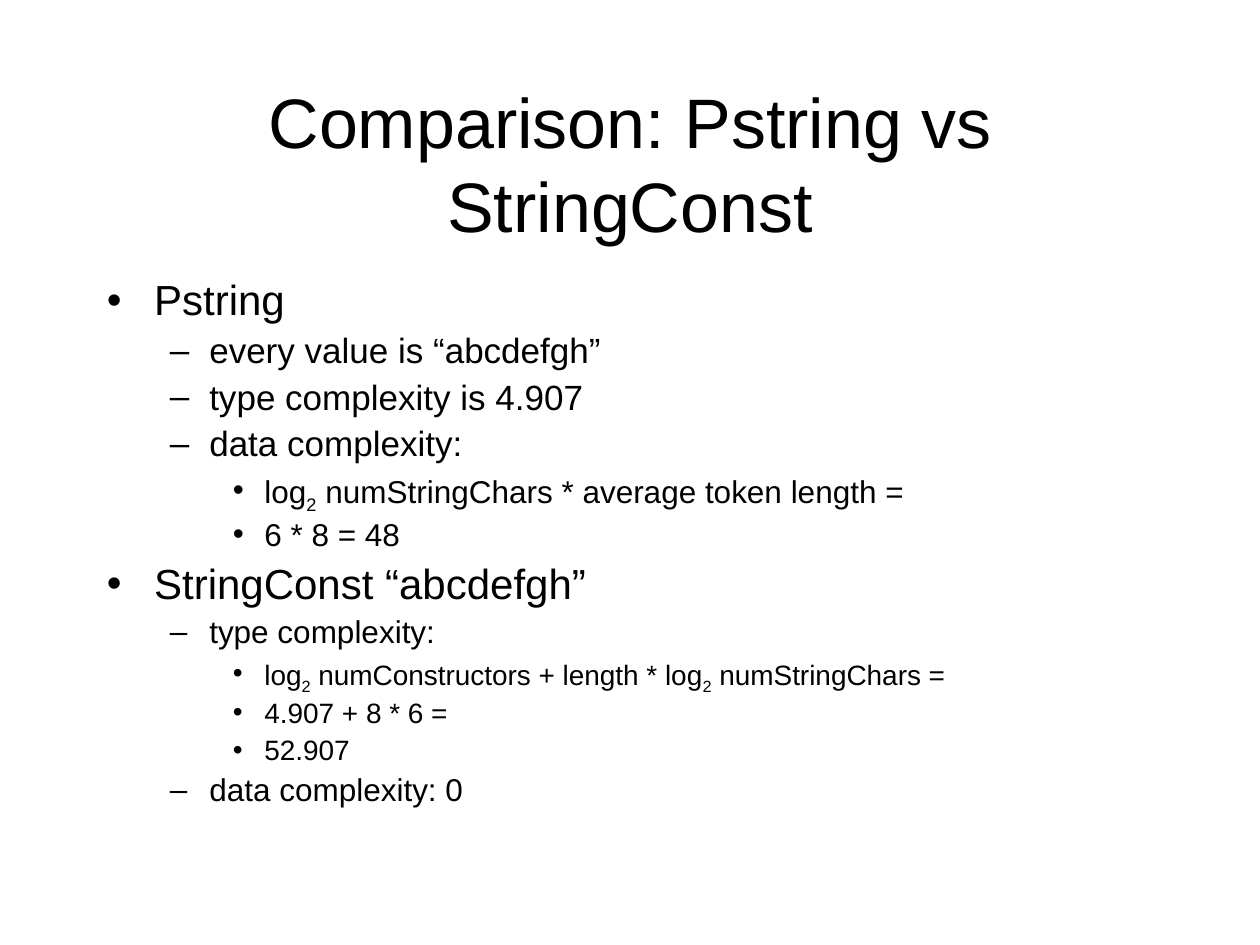
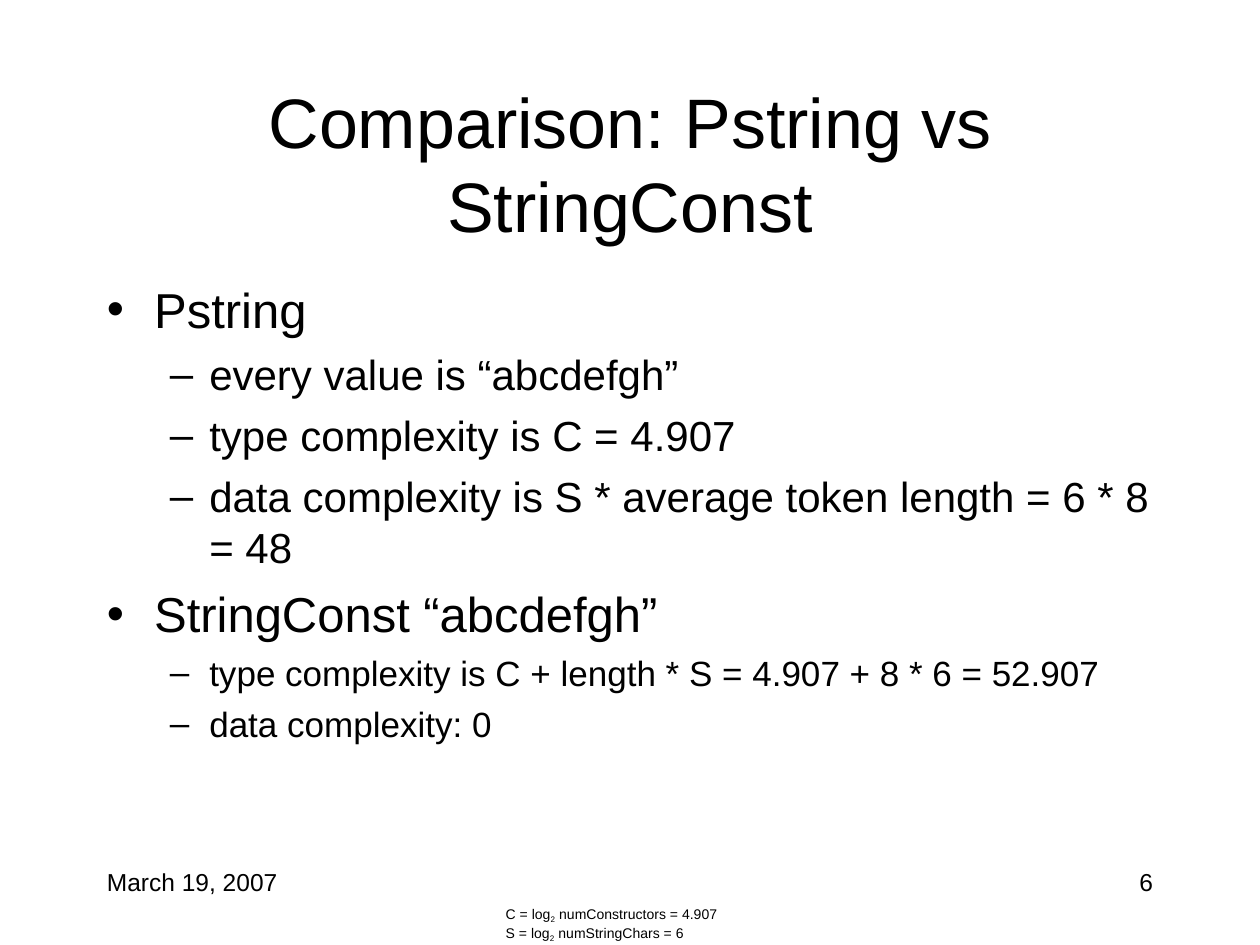
Before and after one commit to cornell-pl/forest, a slide deck: slide 6 of pads/documents/scoring/Comparisons.ppt. Drawn at 1260x945 pixels with LibreOffice and Linux fonts; fonts in the diff are those of the drawing. Boxes give left, top, right and bottom in pixels: in the first picture for what was removed or moved away, otherwise in the second. Text is boxed around its words. In the diff, an @@ line names an element or a change of style, - is before the commit and + after.

Commit message:
More comparisons and definitions

```diff
--- a/pads/documents/scoring/Comparisons.ppt
+++ b/pads/documents/scoring/Comparisons.ppt
@@ text at [154,292,679,743]: size 24 to 28 pt in "Pstring", "StringConst “abcdefgh”"; size 20 to 24 pt in "every value is “abcdefgh”"; size 18 to 20 pt in "data complexity: 0"; line spacing 0.9 to 1; more space between paragraphs @@
@@ text at [209,420,1148,564]: text changed; size 18 to 24 pt @@
-  – type complexity is 4.907
-  – data complexity:
-    • log2 numStringChars * average token length =
-    • 6 * 8 = 48
+  – type complexity is C = 4.907
+  – data complexity is S * average token length = 6 * 8 = 48
@@ text at [209,660,1099,693]: text changed; size 16 to 20 pt @@
-  – type complexity:
-    • log2 numConstructors + length * log2 numStringChars =
-    • 4.907 + 8 * 6 =
-    • 52.907
+  – type complexity is C + length * S = 4.907 + 8 * 6 = 52.907
@@ text added at [107,873,278,894], 14 pt, text #000000 @@
+March 19, 2007
@@ page number added at [1139,874,1153,892], 14 pt, text #000000 @@
+6
@@ text added at [506,909,717,941], 8 pt, text #000000 @@
+C = log2 numConstructors = 4.907
+S = log2 numStringChars = 6
```
Also in this commit, not shown: 12 other slides changed, 5 slides added, 1 slide removed.
